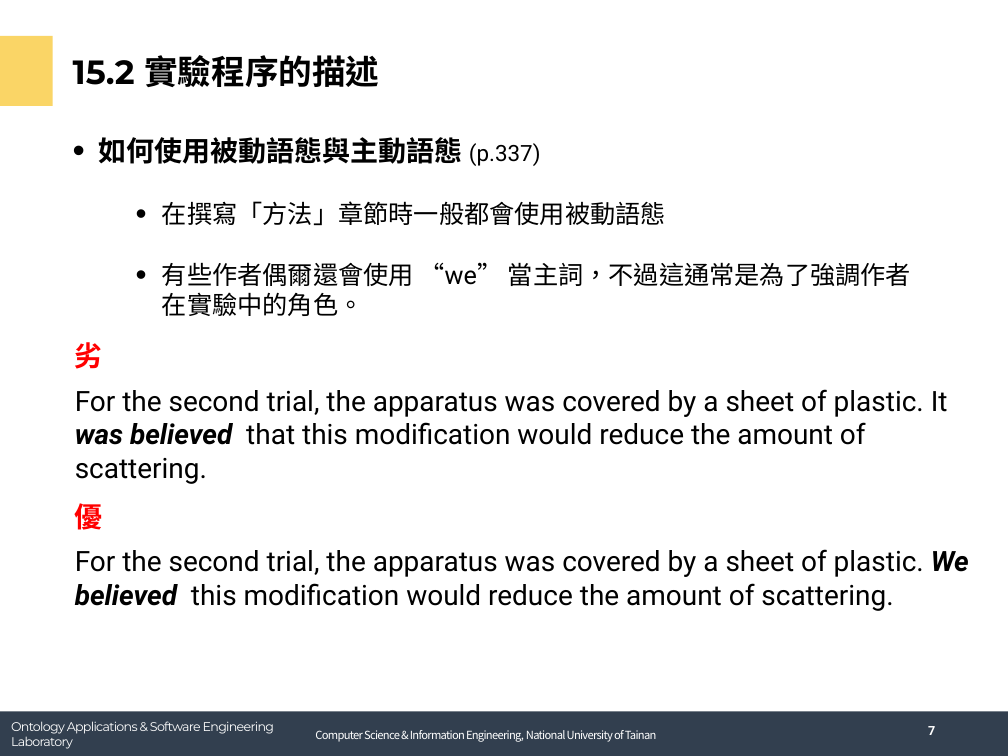
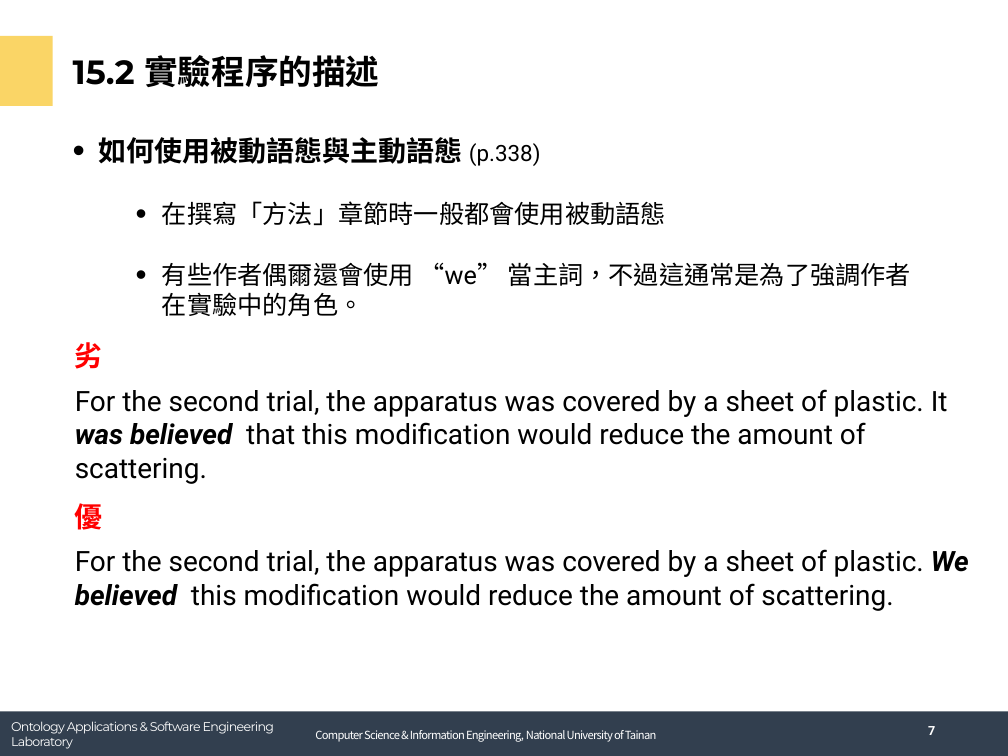
Before and after one commit to andy6804tw/english-learning, a slide deck: slide 8 of tech/report/ch15方法章節.pptx. Drawn at 1008x756 pixels with LibreOffice and Linux fonts; fonts in the diff are those of the drawing; background and template pictures are left out. Boxes give left, top, right and bottom in pixels: in the first picture for what was removed or moved away, otherwise in the second. Text is boxed around its words. In the diff, an @@ line names an element or a change of style, - is before the commit and + after.

```diff
--- a/tech/report/ch15方法章節.pptx
+++ b/tech/report/ch15方法章節.pptx
@@ text at (99, 137, 541, 166): text changed @@
-    • 如何使用被動語態與主動語態 (p.337)
+    • 如何使用被動語態與主動語態 (p.338)
```
Also in this commit, not shown: 2 other slides changed, 3 other files.
